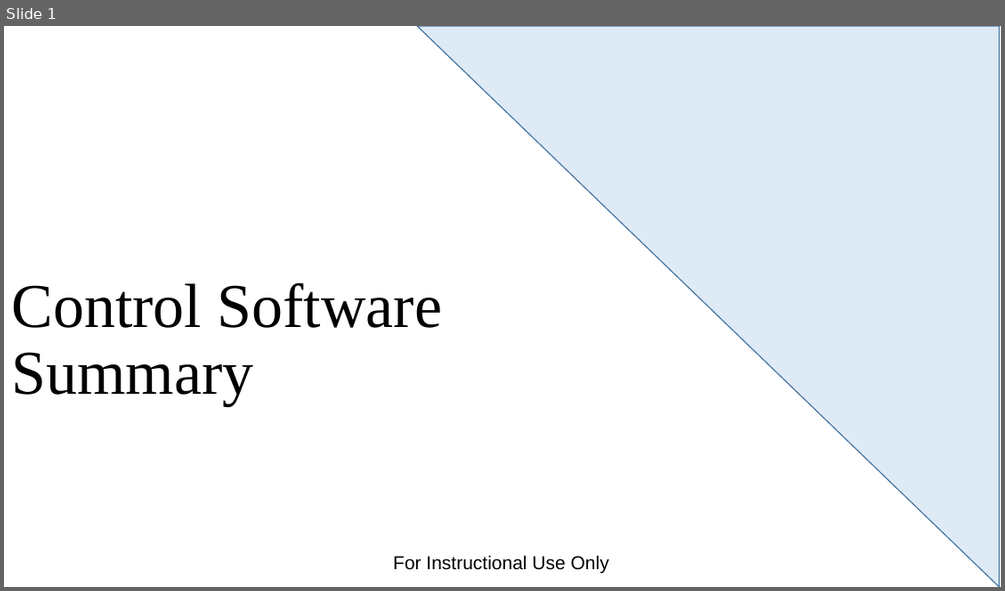
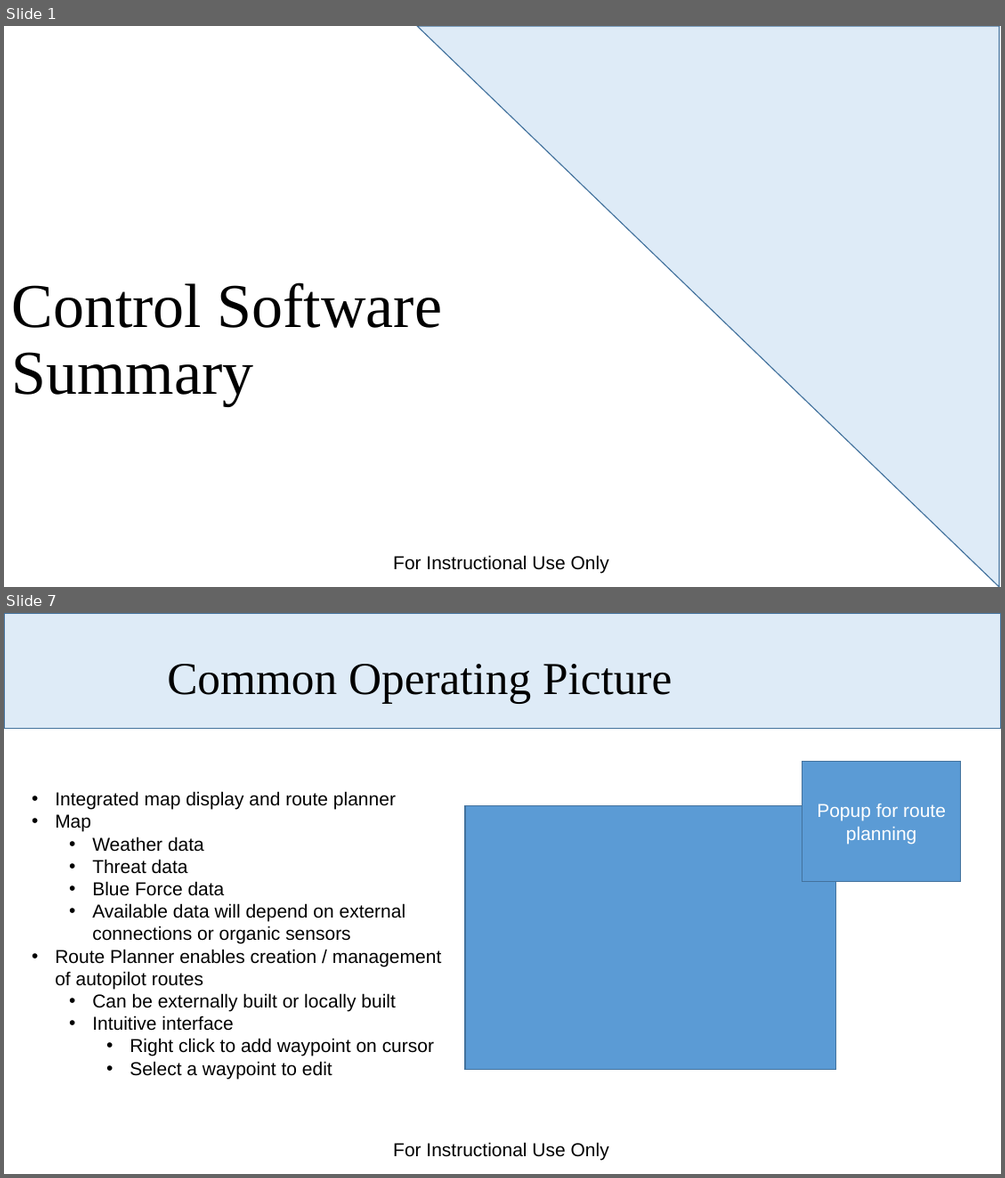
Before and after one commit to dabarrett/rqmtReviewer, a slide deck: Documents/Control Software Summary.pptx. Shown one above the other, each under a label of ours: slide 1 before the commit, slides 1 and 7 after it; the slides between them are not shown. The pictures are 1005x591 and 1005x1178 pixels, drawn with LibreOffice and Linux fonts; fonts in the diff are those of the drawing; background and template pictures are left out. Boxes give left, top, right and bottom in pixels: in the first picture for what was removed or moved away, otherwise in the second. Text is boxed around its words. In the diff, an @@ line names an element or a change of style, - is before the commit and + after.

```diff
--- a/Documents/Control Software Summary.pptx
+++ b/Documents/Control Software Summary.pptx
@@ slide 7 added at (4,613,1001,1174), background #FFFFFF; not listed: 1 template element that a slide beside it also shows @@
@@ rectangle added at (4,613,1001,728), fill #DEEBF7, outline #43739E 1 pt @@
@@ title added at (167,664,672,704), 44 pt, text #000000 @@
+Common Operating Picture
@@ rectangle added at (802,761,961,882), fill #5B9BD5, outline #43739E 1 pt, 18 pt, text #FFFFFF @@
+Popup for route planning
@@ text added at (55,791,442,1078), 18 pt, text #000000 @@
+• Integrated map display and route planner
+• Map
+  • Weather data
+  • Threat data
+  • Blue Force data
+  • Available data will depend on external connections or organic sensors
+• Route Planner enables creation / management of autopilot routes
+  • Can be externally built or locally built
+  • Intuitive interface
+    • Right click to add waypoint on cursor
+    • Select a waypoint to edit
@@ rectangle added at (465,806,836,1070), fill #5B9BD5, outline #43739E 1 pt @@
```
Also in this commit, not shown: 4 slides changed, 3 other slides added, 7 slides removed, 4 other files.
